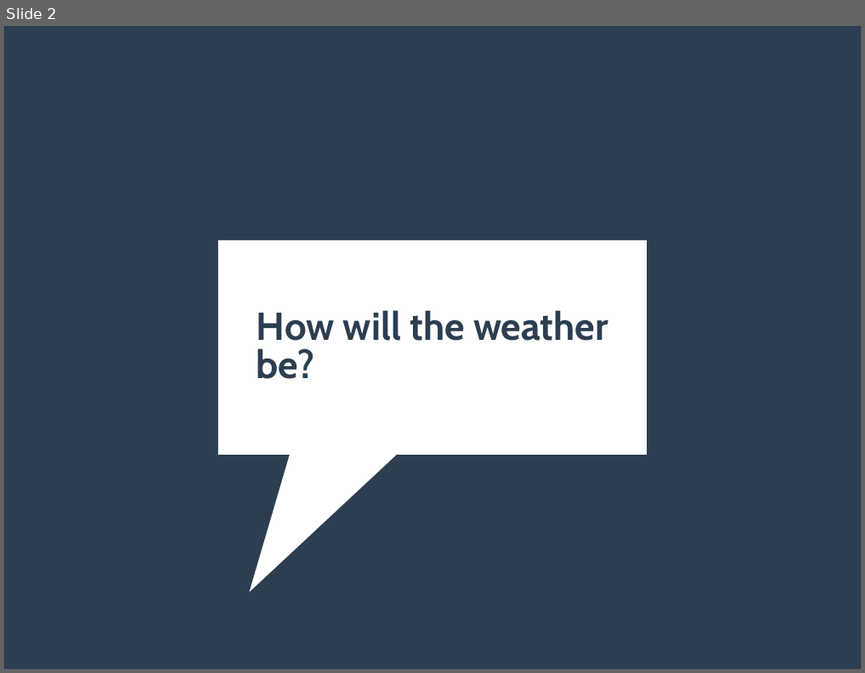
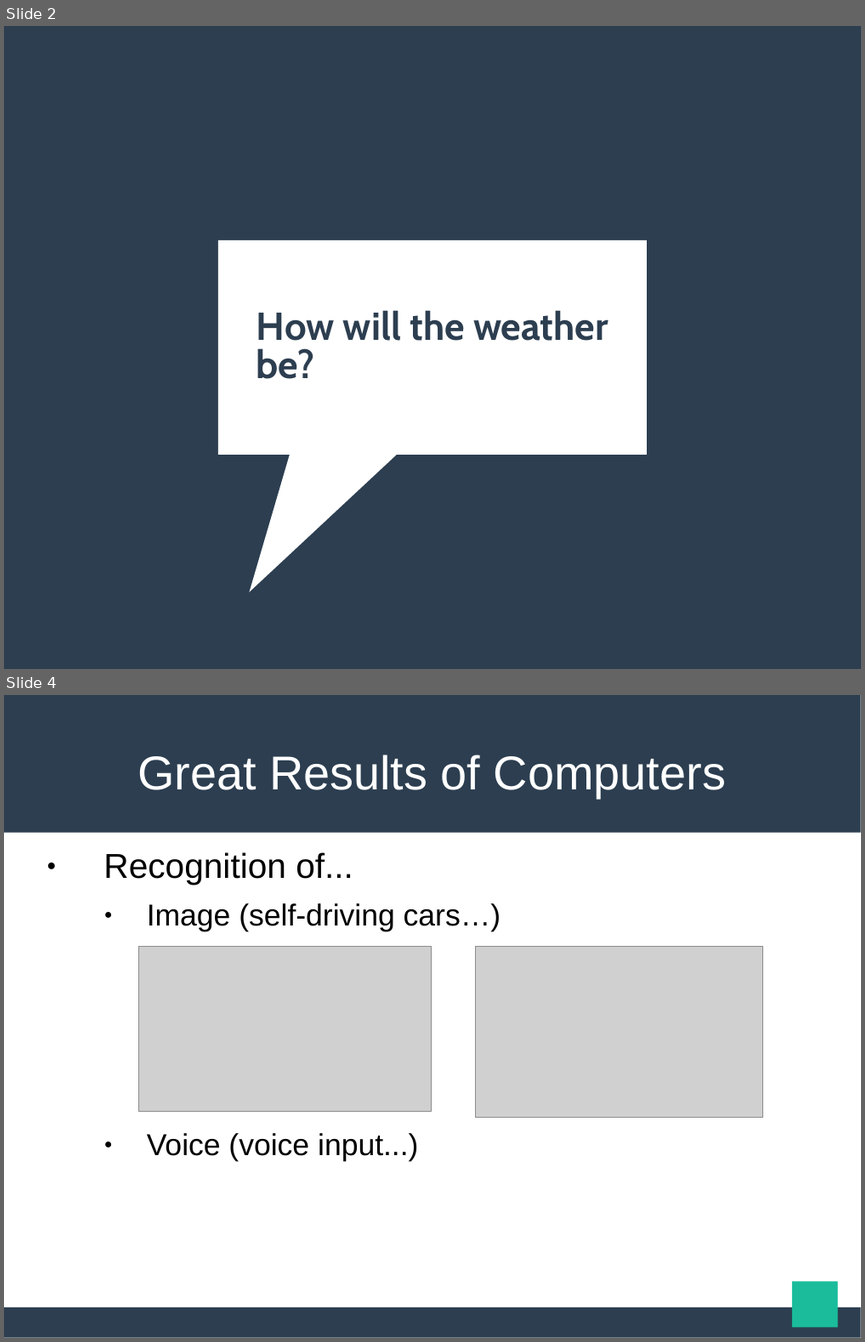
Before and after one commit to maekawatoshiki/neural-machine-translation-demo, a slide deck: NY_slide.ppt. Shown one above the other, each under a label of ours: slide 2 before the commit, slides 2 and 4 after it; the slides between them are not shown. The pictures are 865x673 and 865x1342 pixels, drawn with LibreOffice and Linux fonts; fonts in the diff are those of the drawing; grey boxes stand for pictures. Boxes give left, top, right and bottom in pixels: in the first picture for what was removed or moved away, otherwise in the second. Text is boxed around its words. In the diff, an @@ line names an element or a change of style, - is before the commit and + after.

```diff
--- a/NY_slide.ppt
+++ b/NY_slide.ppt
@@ slide 4 added at (4,695,861,1338), background #FFFFFF @@
@@ rectangle added at (4,695,861,833), fill #2C3E50 @@
@@ title added at (137,755,726,798), 44 pt, text #FFFFFF @@
+Great Results of Computers
@@ text added at (103,852,500,1162), 28 pt, text #000000 @@
+● Recognition of...
+  ● Image (self-driving cars…)
+  ● Voice (voice input...)
@@ picture added at (138,946,431,1111) @@
@@ picture added at (475,946,763,1117) @@
@@ rectangle added at (793,1281,838,1327), fill #1ABC9C @@
@@ rectangle added at (4,1307,861,1338), fill #2C3E50 @@
```
Also in this commit, not shown: 2 slides changed, 5 other files.
